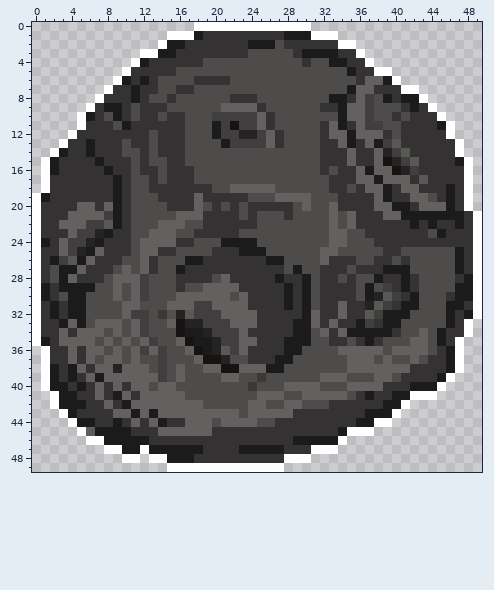
Pixel-art sprite -- Assets/Sprites/asteroide.png. That is the earlier state.
Colours within 5 levels of each other are drawn and written as one.
And afterwards:
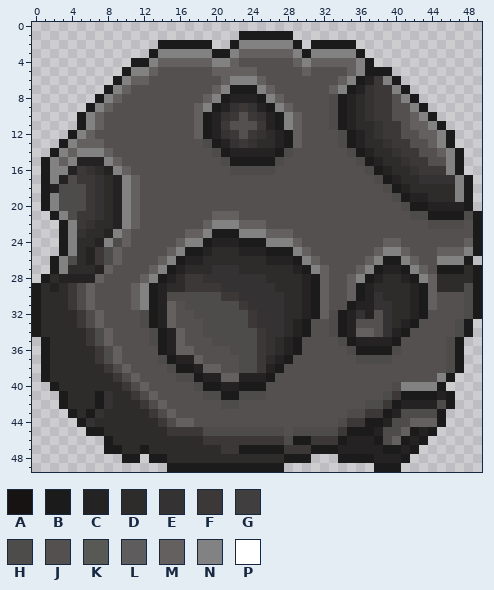
Palette (. is transparent): A #171313  B #1b1b1b  C #242222  D #2e2b2b  E #343232  F #3c3838  G #403e3e  H #4e4b4b  J #545050  K #585955  L #5e5c5c  M #656060  N #838282  P #ffffff
Log entry: Melhorias gráficas no asteroide
Change:
file 50x50 -> 100x100 pixels (blocks of 1x1 -> 2x2; one block is one cell here)
Changed rows in their new state; - is an unchanged pixel.
first column x 0:
 0 ------------------.............-------------------
 1 ---------------........BBBBB-.....----------------
 2 --------------B--BBB..BNNNNNNB.BBBBB--------------
 3 ------------.BNNNNNNBBNMMMMMMN-NNNNNB-------------
 4 -----------B-NMMMMMMNNMJJJJJJMNMMMMMNB------------
 5 ----------BNNMJJJJJJMMMMMJJJJJMJJJJMNBBB----------
 6 ---------BNMMJJJJJJJJMNNNMJJJJJJJJMNBCFNB---------
 7 --------BNMJJJJJJJJJMNBBBNMJJJJJJMN-CEFFNB.-------
 8 -------BNMJJJJJJJJJMNBCCCBNMJJJJJH-CDEFFJN-.------
 9 ------BNMJJJJJJJJJMNBCEFECBNMJJJJH-CDEFFJJNB.-----
10 -----BNMJJJJJJJJJJMBCEFJFECBNMJJJ--CDEFFJJMNB.----
11 -----BNMJJJJJJJJJJMBCFJJJFCBNMJJJH-CDDEFFJMMN-.---
12 ----BNMJJJJJJJJJJJMBCEFJFEDCBMJJJJH-CDEFFJJMMNB---
13 ---BNMMMJJJJJJJJJJJ-BCEFEDDCBMJJJJH-CDDEFFJJMNB.--
14 --BNMNNNMJJJJJJJJJJJ-BCCCCCB-JJJJJJHBCDDEFFJJMNB--
15 -BNMNCCCNMJJJJJJJJJJJ-BBBBB-JJJJJJJJHBCDDEFFJJN-.-
16 -BNNCF-DCNMJJJJJJJJJJJ-----JJJJJJJJJJHBCDDEFFFNB.-
17 -BNCHFF-DCNMJJJJJJJJJJJJJJJJJJJJJJJJJJHBCDDE---NB-
18 -BCHHHF-DCNMJJJJJJJJJJJJJJJJJJJJJJJJJJJHBCDDDDDNB-
19 .-NHHHF-DCNMJJJJJJJJJJJJJJJJJJJJJJJJJJJJHBCCDDDNB-
20 .BNHHHF-DCNMJJJJJJJJJJJJJJJJJJJJJJJJJJJJJHBBCCCCB-
21 ..BNHFFEDCNMJJJJJJJJMMMJJJJJJJJJJJJJJJJJJJHH----HB
22 ...BNFEDDCNMJJJJJJJMNNNMMMJJJJJJJJJJJJJJJJJJHHHHJB
23 ...BNEDDCNMJJJJJJMMNBBBNNNMMMJJJJJJJJJJJJJJJJJJJJB
24 ...BNDDCNHMJJJJJMNNBCCC--BNNNMJJJJJJJJJMMJJJJJJJMB
25 ...BNDCFHMJJJJJMNBBCDDDCCCBBBNMJJJJJJJMNNMJJJMMMNB
26 ..-NHDCFHMJJJJMNBCCDDDDDDDCCCBNMJJJJJMNBBNMJJNNNB.
27 ..BNDDDCMJJJJMNBCDDD---DDDDDDCBNMJJJMNBCC-NMJBB-DB
28 .BDCCCCMJJJJMNBCDFF-EE----DDDDCBMJJMNBCDDCBNMDDDDB
29 BDCDFHMJJJJ-NBCDDFFFFEE----DDDCBMJJMBCDDDDCBMDDDHB
30 BDDDFHMJJJJ-NBC-HHHHHFFE----DDCBMJJMBCEDDDCBMJJJHB
31 BDDDFHMJJJJ-NBC-JHHHHHHF----DDCBMJJBC-EEDDCBMJJJHB
32 BDDDDF-MJJJJHBCMJJHHHHHHF---DDCBMHBC-CJEDDCBJJJJHB
33 BDDDDF--JJJJHBC-JJJHHHHHF---DC-JJHBCJJJEDCBJJJJHB-
34 BDDDDDFHMJJJJ-BCMJJHHHHHHF--DC-JJHBCMMJECBJJJJJHB-
35 .-DDDDF--JJJJHBC-JJJHHHHHF-DC-JJJJHBCCCCBJJJJJHB--
36 -BDDDDDF--JJJJBCM-JJJJHHHF-DC-JJJJJHBBBBHJJJJJHB--
37 -BDDDDDFH-JJJJHBCC-JJJJ-HFDC-JJJJJJJHH-HJJJJJJHB--
38 -BDDDDDDFH-JJJJ-BBC--JJHHFC-JJJJJJJJJJJJJJJJJJHB--
39 -BDDDDDDDFH-JJJJH-BCC--CCCBJJJJJJJJJJJJJJJJJJNB---
40 -.-DDDDDDDFH-JJJJJ-BBCCBBBJJJJJJJJJJJJJJHNNNNB----
41 --.-DDDB-DDFH-JJJJJ--BB--HJJJJJJJJJJJJJHF-BBBCB---
42 --.-DDDBEDDDFH-JJJJJJ--JJJJJJJJJJJJJJHHF-CCCCHB---
43 ---.-DB-DDDDDFH-JJJJJJJJJJJJJJJJJJJHHFF-CHHHHB----
44 ----.-EDDDDDDDFHM-JJJJJJJJJJJJJJJJHFF-BCHHMMMB----
45 -----.B-DDDDDDDFFFFHHHHHHHHHJHHHHHFBBBCHHMBCB-----
46 ------..-DDDDDDDDDDFFFFFFFFFH--FFFBCCCBHMBCB------
47 --------BBDDBDDDDDDDDFF-----FFFBBBCCCCCBBCB-------
48 ----------BB-BBDDDDDDDDDDDDDBBB---BBBBCCCB--------
49 ---------------BBBBBBBBBBBBB----------BBB---------
